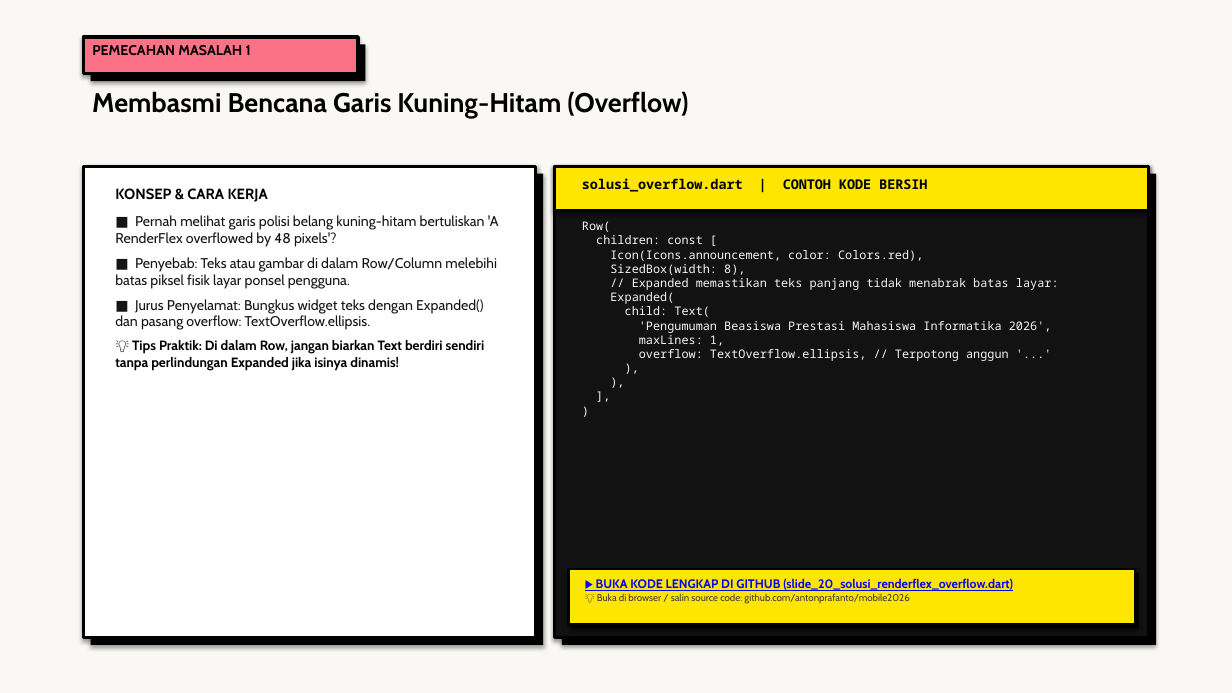
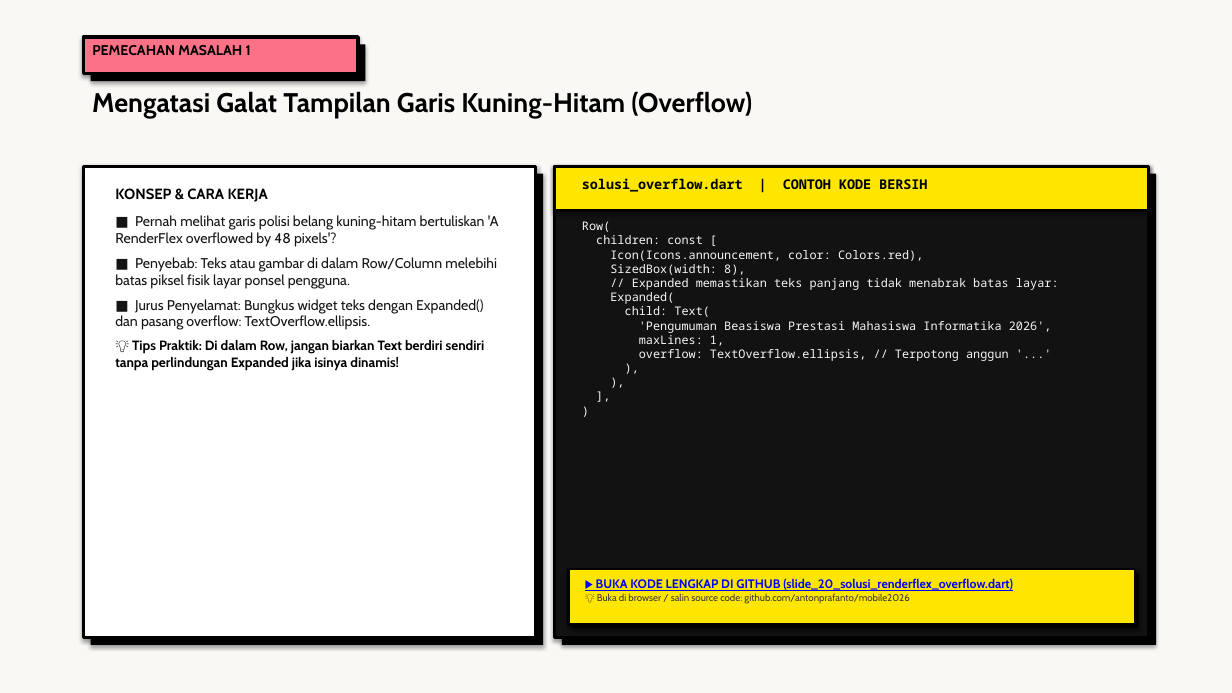
Before and after one commit to antonprafanto/mobile2026, a slide deck: slide 20 of 03_slide_presentasi/PERTEMUAN_03_Widget_Tree_dan_Layouting.pptx. Drawn at 1232x693 pixels with LibreOffice and Linux fonts; fonts in the diff are those of the drawing. Boxes give left, top, right and bottom in pixels: in the first picture for what was removed or moved away, otherwise in the second. Text is boxed around its words. In the diff, an @@ line names an element or a change of style, - is before the commit and + after.

```diff
--- a/03_slide_presentasi/PERTEMUAN_03_Widget_Tree_dan_Layouting.pptx
+++ b/03_slide_presentasi/PERTEMUAN_03_Widget_Tree_dan_Layouting.pptx
@@ text at box(92, 91, 752, 119): text changed @@
-Membasmi Bencana Garis Kuning-Hitam (Overflow)
+Mengatasi Galat Tampilan Garis Kuning-Hitam (Overflow)
```
Also in this commit, not shown: 5 other slides changed, 22 other files.
